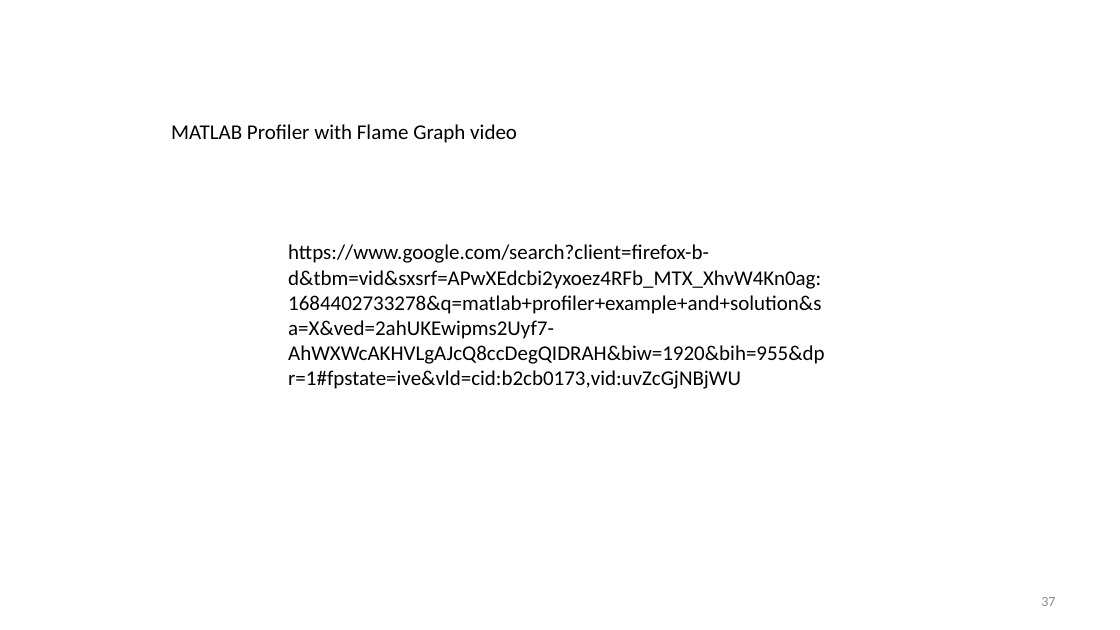
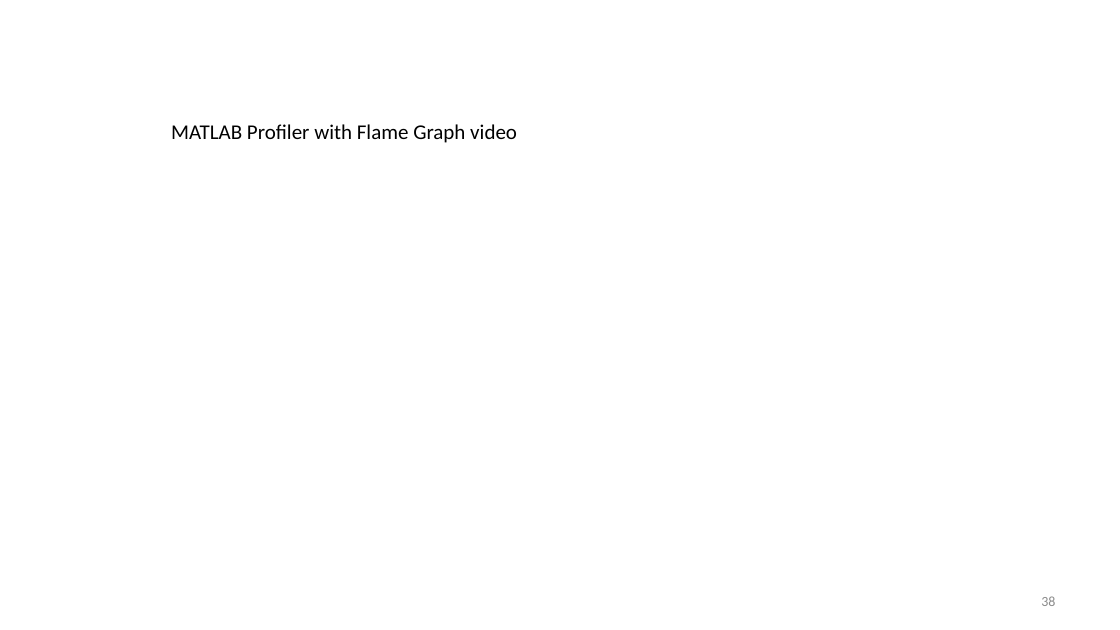
Before and after one commit to louisepb/Nottingham_Workshop, a slide deck: slide 38 of InstructorMaterials/Best Practices for Software Development using MATLAB.pptx (slide 37 before the commit). Drawn at 1120x630 pixels with LibreOffice and Linux fonts; fonts in the diff are those of the drawing. Boxes give left, top, right and bottom in pixels: in the first picture for what was removed or moved away, otherwise in the second. Text is boxed around its words. In the diff, an @@ line names an element or a change of style, - is before the commit and + after.

```diff
--- a/InstructorMaterials/Best Practices for Software Development using MATLAB.pptx
+++ b/InstructorMaterials/Best Practices for Software Development using MATLAB.pptx
@@ text removed at (x1=288, y1=244, x2=825, y2=389) @@
-https://www.google.com/search?client=firefox-b-d&tbm=vid&sxsrf=APwXEdcbi2yxoez4RFb_MTX_XhvW4Kn0ag:1684402733278&q=matlab+profiler+example+and+solution&sa=X&ved=2ahUKEwipms2Uyf7-AhWXWcAKHVLgAJcQ8ccDegQIDRAH&biw=1920&bih=955&dpr=1#fpstate=ive&vld=cid:b2cb0173,vid:uvZcGjNBjWU
@@ page number at (x1=1041, y1=596, x2=1055, y2=606): text changed @@
-37
+38
```
Also in this commit, not shown: 1 other slide changed, 1 slide added, 6 other files.
